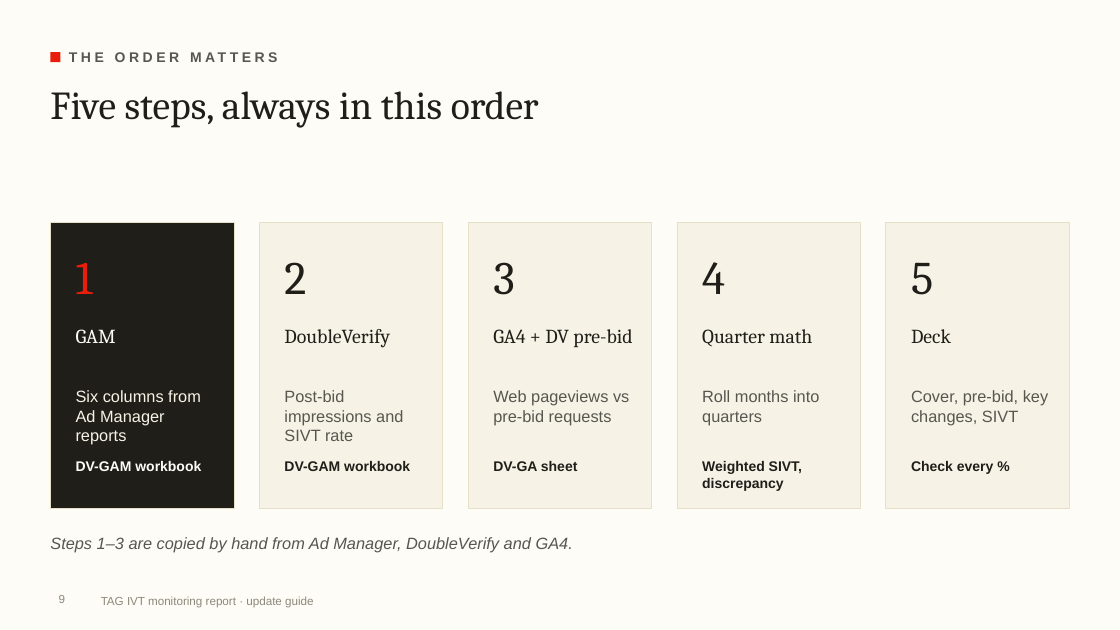
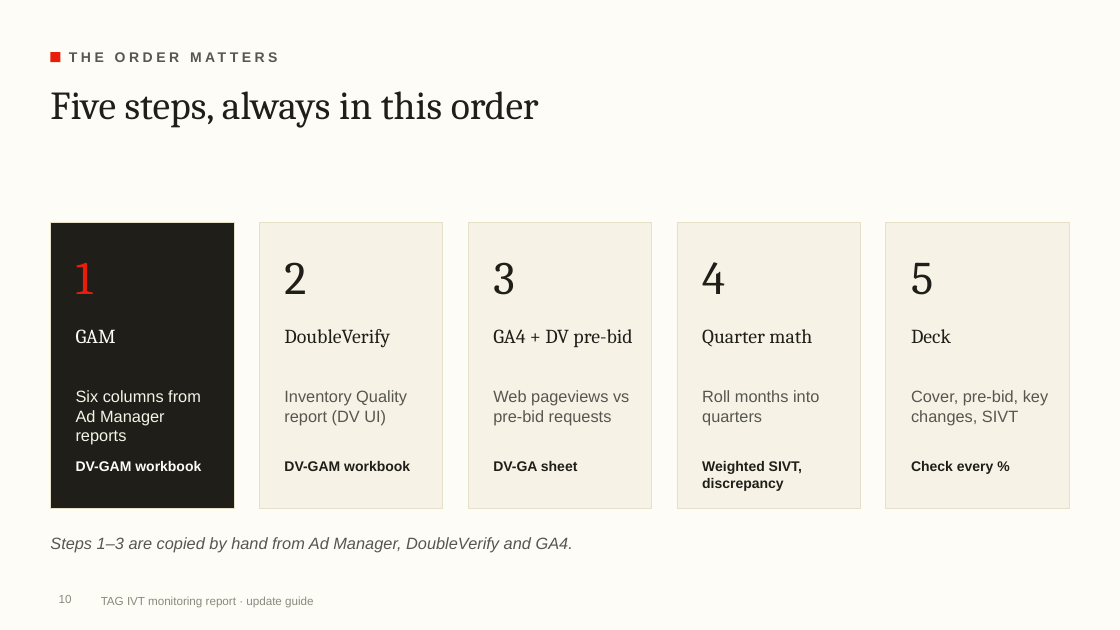
Before and after one commit to rogerhirano-nw/yield-dashboard, a slide deck: slide 10 of docs/TAG_IVT_Report_Update_Guide.pptx (slide 9 before the commit). Drawn at 1120x630 pixels with LibreOffice and Linux fonts; fonts in the diff are those of the drawing; background and template pictures are left out. Boxes give left, top, right and bottom in pixels: in the first picture for what was removed or moved away, otherwise in the second. Text is boxed around its words. In the diff, an @@ line names an element or a change of style, - is before the commit and + after.

```diff
--- a/docs/TAG_IVT_Report_Update_Guide.pptx
+++ b/docs/TAG_IVT_Report_Update_Guide.pptx
@@ text at (x1=284, y1=390, x2=407, y2=426): text changed @@
-Post-bid impressions and SIVT rate
+Inventory Quality report (DV UI)
@@ page number at (x1=59, y1=595, x2=72, y2=603): text changed @@
-9
+10
```
Also in this commit, not shown: 3 other slides changed, 2 slides added, 1 slide removed, 2 other files.
